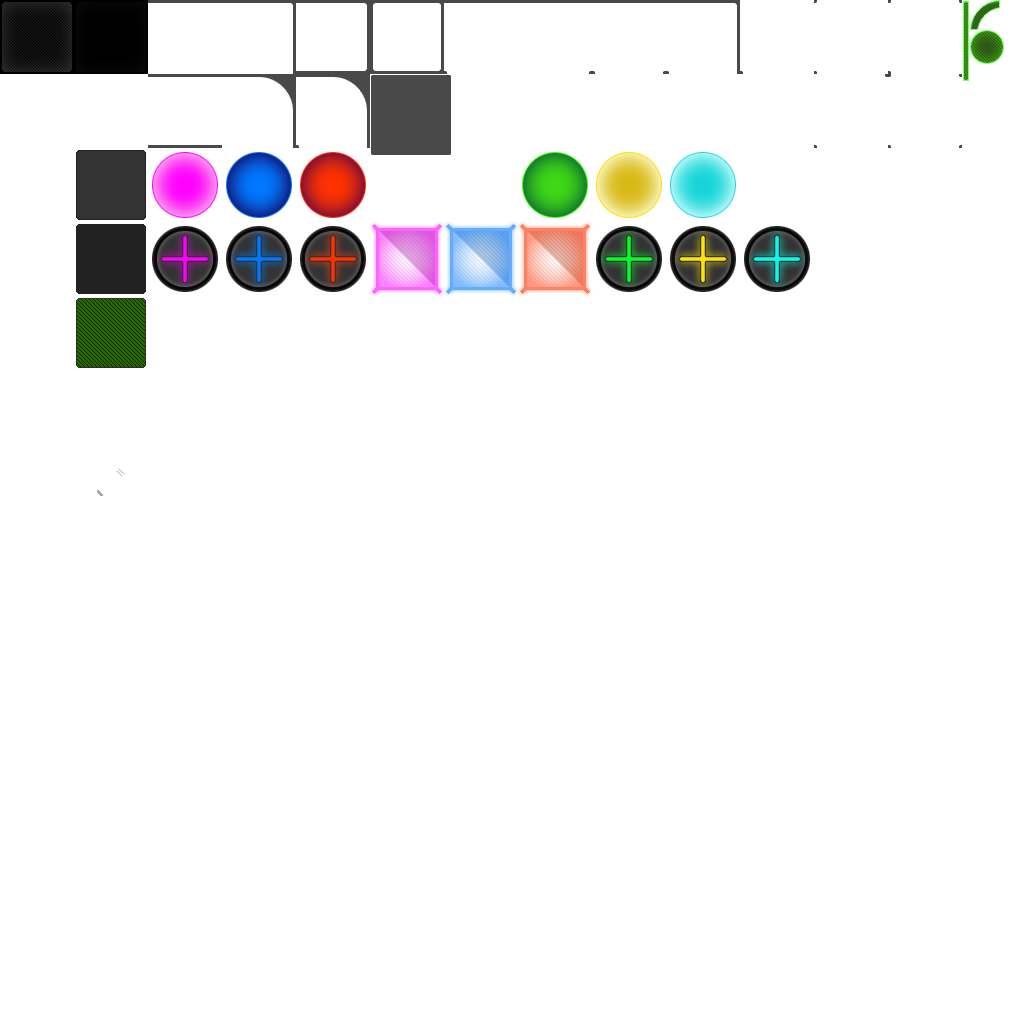
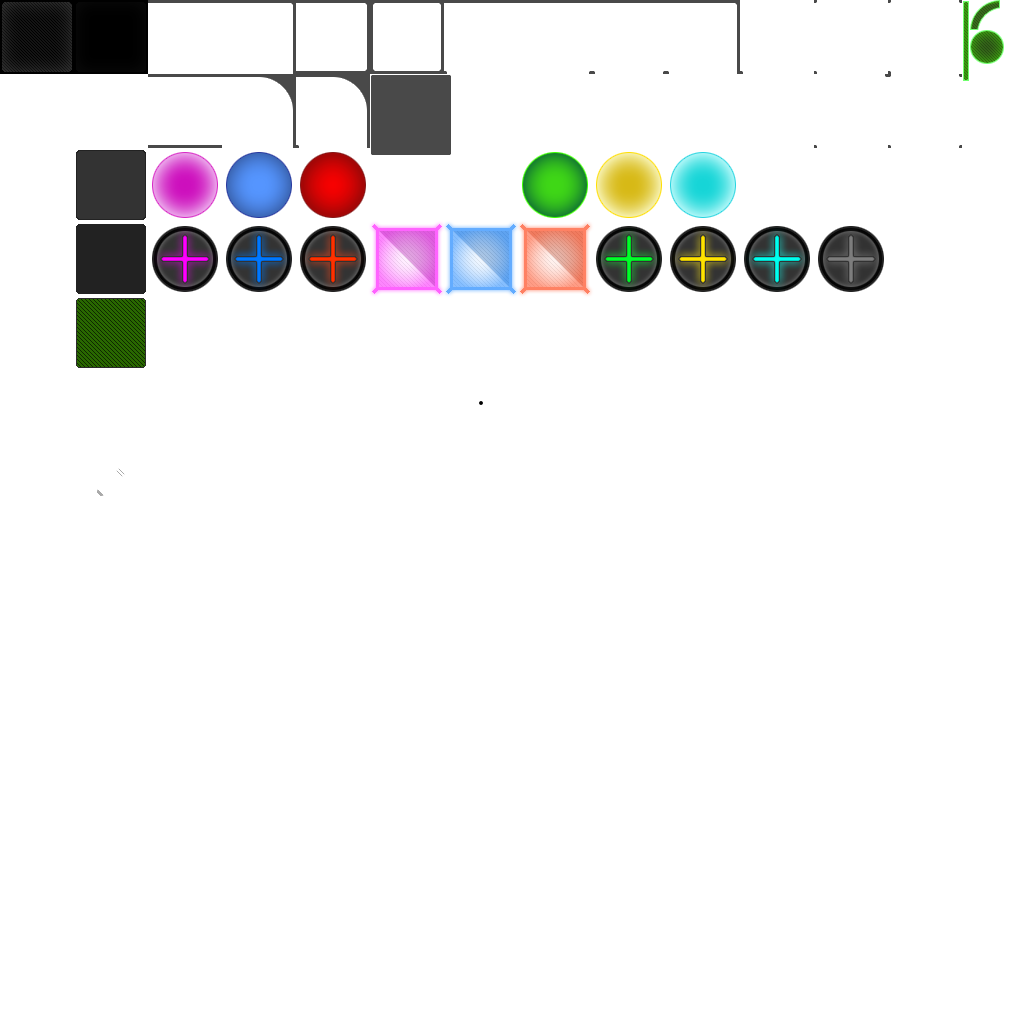
Layered file, before and after one edit (1024x1024). Changes by layer:
painted on "Layer 55" over bbox(479, 401, 483, 405)
added layer "Layer 35 copy 4" above "Layer 35 copy 3" over bbox(818, 226, 884, 292)
